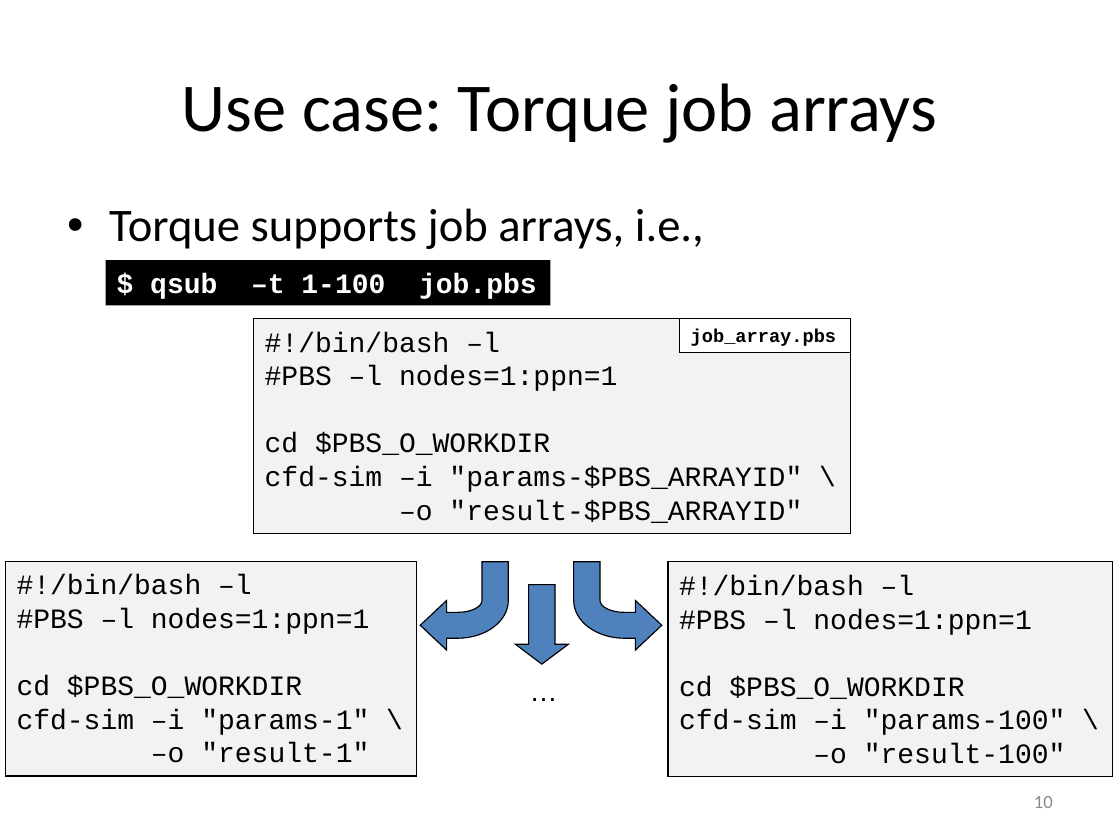
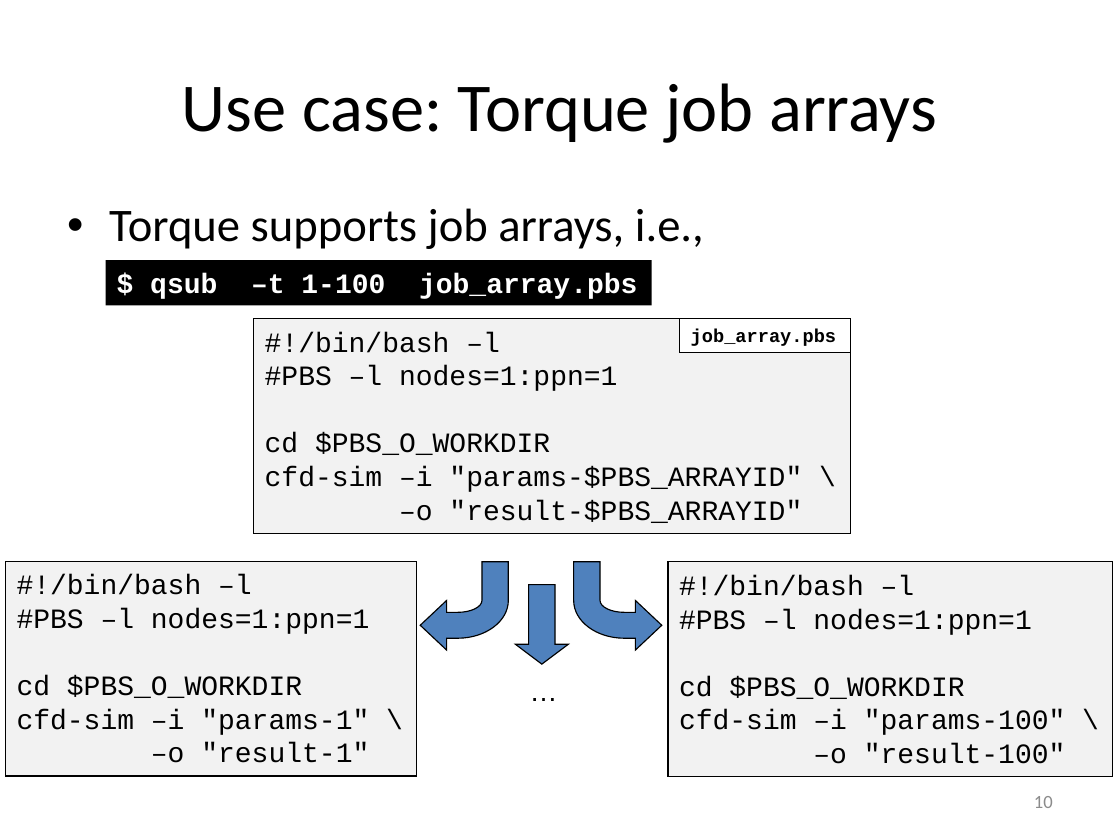
Before and after one commit to gjbex/worker-and-atools, a slide deck: slide 10 of worker_atools.pptx. Drawn at 1120x840 pixels with LibreOffice and Linux fonts; fonts in the diff are those of the drawing. Boxes give left, top, right and bottom in pixels: in the first picture for what was removed or moved away, otherwise in the second. Text is boxed around its words. In the diff, an @@ line names an element or a change of style, - is before the commit and + after.

Commit message:
Fix typos, replace thinking by something generic

```diff
--- a/worker_atools.pptx
+++ b/worker_atools.pptx
@@ rectangle "$ qsub –t 1-100 job_array.pbs": place and size @@
-rectangle "$ qsub –t 1-100 job_array.pbs" at [105,260,550,305]
+rectangle "$ qsub –t 1-100 job_array.pbs" at [105,260,652,305]
@@ text in rectangle at [150,273,637,299]: text changed @@
-$ qsub –t 1-100 job.pbs
+$ qsub –t 1-100 job_array.pbs
```
Also in this commit, not shown: 2 other slides changed.
